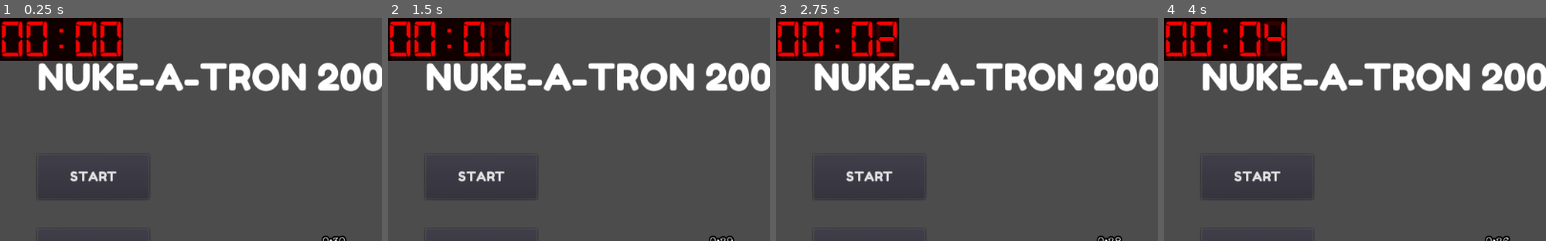
Above: before the commit, frames 1-4 (left to right).
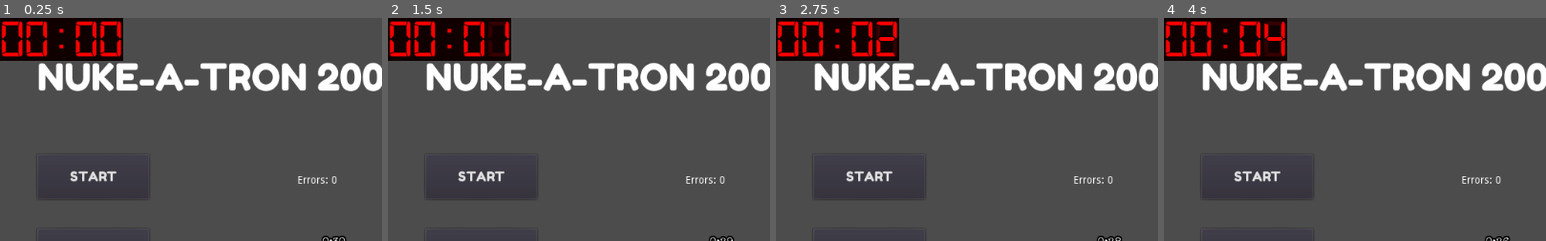
Above: after the commit, the same moments.

Repository: hupijekku/LD46
Game: Godot game, scene res://Scenes/Games/Main.tscn
Same seed, same stepped clock (60 frames per second), same inputs: the game is played once before the commit and once after it.
Inputs (mouse positions are % of the whole screen's width and height, from its top left):
- Up to frame 1 (0.25 s): no input
- Up to frame 2 (1.5 s): click "Open ButtonX" at 0.5 s; click "Open BallMaze" at 1.25 s
- Up to frame 3 (2.75 s): click "Open Colors" at 2 s
- Up to frame 4 (4 s): click "Open ColorText" at 2.75 s; click (44, 57) at 3.5 s
The pictures show only the part of the screen within x 0-50%, y 0-50%; the shares and areas given below are measured in that part.

The runs differ from the first frame. In frame 1, 0.2% of the frame differs, in the area x 78-89%, y 70-75%; in frame 2, 0.2%; in frame 3, 0.2%; in frame 4, 0.2%.

Commit message:
Added proper pop up logic and some error stuff (that was already there apparently)

Diff:
--- a/Project/Scenes/Games/Main.tscn
+++ b/Project/Scenes/Games/Main.tscn
@@ -170,6 +170,16 @@
 margin_right = 2.33203
 margin_bottom = 700.005
 rect_rotation = 2.75544
+
+[node name="Mistakes" type="Label" parent="GUI"]
+margin_left = 398.947
+margin_top = 212.632
+margin_right = 451.947
+margin_bottom = 226.632
+text = "Errors: 0"
+__meta__ = {
+"_edit_use_anchors_": false
+}
 [connection signal="pressed" from="Game/Button" to="." method="_on_Button_pressed"]
 [connection signal="pressed" from="Game/Button2" to="." method="_on_Button2_pressed"]
 [connection signal="pressed" from="Game/Button3" to="." method="_on_Button3_pressed"]
--- a/Project/Scenes/Games/Maze/BallMaze.tscn
+++ b/Project/Scenes/Games/Maze/BallMaze.tscn
@@ -11,9 +11,7 @@
 extents = Vector2( 2, 2 )
 
 [sub_resource type="PhysicsMaterial" id=2]
-friction = 10.0
 rough = true
-bounce = 0.1
 
 [sub_resource type="CircleShape2D" id=3]
 radius = 6.29246
--- a/Project/Scenes/PopUp.tscn
+++ b/Project/Scenes/PopUp.tscn
@@ -31,3 +31,4 @@
 margin_bottom = 4.0
 [connection signal="pressed" from="Bubble" to="." method="_on_Bubble_pressed"]
 [connection signal="ready" from="Bubble/Countdown" to="." method="_on_Countdown_ready"]
+[connection signal="timer_timeout" from="Bubble/Countdown" to="." method="_on_Countdown_timer_timeout"]
--- a/Project/Scripts/ButtonX.gd
+++ b/Project/Scripts/ButtonX.gd
@@ -1,7 +1,7 @@
 extends Node2D
 
 var presses = 0
-var maxpresses = 99999
+var maxpresses = randi()%8+3
 onready var label = get_node("CanvasLayer/Panel/Label")
 
 func _ready():
@@ -11,8 +11,5 @@
 	presses += 1
 
 func _on_Confirm_pressed():
-	if presses == maxpresses:
-		queue_free()
-	else:
-		label.text = "You screwed up!"
-		Globals.add_mistake()
+	if presses != maxpresses: Globals.add_mistake()
+	queue_free()
--- a/Project/Scripts/Globals.gd
+++ b/Project/Scripts/Globals.gd
@@ -14,6 +14,7 @@
 	if mistakes > 3:
 		# GAME OVER
 		print("GAME OVER")
+	get_node(main_path + "GUI/Mistakes/").text = "Mistakes: " + str(mistakes)
 
 func _ready():
 	pass
--- a/Project/Scripts/Main.gd
+++ b/Project/Scripts/Main.gd
@@ -4,17 +4,29 @@
 var ballmaze_res = preload("res://Scenes/Games/Maze/BallMaze.tscn")
 var color_res = preload("res://Scenes/Games/Colors.tscn")
 var colortext_res = preload("res://Scenes/Games/ColorText.tscn")
+var popup_res = preload("res://Scenes/PopUp.tscn")
+
+var default_time = 30
+
+func pop_up(game, pos):
+	var popup_inst = popup_res.instance()
+	add_child(popup_inst)
+	popup_inst.init_popup(default_time, game)
+	popup_inst.position = pos
 
 
 func _on_Button_pressed():
-	var buttonX_inst = buttonX_res.instance()
-	buttonX_inst.maxpresses = 5
-	add_child(buttonX_inst)
+#	var buttonX_inst = buttonX_res.instance()
+#	buttonX_inst.maxpresses = 5
+#	add_child(buttonX_inst)
+	pop_up("ButtonX", $Game/Button.rect_global_position)
+
 
 
 func _on_Button2_pressed():
-	var ballmaze_inst = ballmaze_res.instance()
-	add_child(ballmaze_inst)
+#	var ballmaze_inst = ballmaze_res.instance()
+#	add_child(ballmaze_inst)
+	pop_up("BallMaze", $Game/Button2.rect_global_position)
 
 
 func _on_MainMenu_start():
@@ -35,10 +47,11 @@
 
 
 func _on_Button3_pressed():
-	var color_inst = color_res.instance()
-	add_child(color_inst)
-
+#	var color_inst = color_res.instance()
+#	add_child(color_inst)
+	pop_up("Colors", $Game/Button3.rect_global_position)
 
 func _on_Button4_pressed():
-	var colortext_inst = colortext_res.instance()
-	add_child(colortext_inst)
+#	var colortext_inst = colortext_res.instance()
+#	add_child(colortext_inst)
+	pop_up("ColorText", $Game/Button4.rect_global_position)
--- a/Project/Scripts/PopUp.gd
+++ b/Project/Scripts/PopUp.gd
@@ -9,17 +9,24 @@
 	pass
 
 func _process(delta):
-	if $Bubble/Countdown.time_amount - $Bubble/Countdown.time <= 10:
+	var time_left = $Bubble/Countdown.time_amount - $Bubble/Countdown.time
+	if time_left <= 10:
 		$Bubble.texture_normal = $Bubble.texture_disabled
-	pass
 
 
 func _on_Bubble_pressed():
 	var game_load = load(Globals.games[sel_game])
 	var game_inst = game_load.instance()
 	get_node(Globals.main_path + "Game/").add_child(game_inst)
+	queue_free()
 
 
 func _ready():
 	$Bubble/Countdown.time_amount = countdown_time
 	$Bubble/Countdown.start()
+
+
+
+func _on_Countdown_timer_timeout():
+	Globals.add_mistake()
+	queue_free()
--- a/Project/project.godot
+++ b/Project/project.godot
@@ -23,14 +23,27 @@
 
 Globals="*res://Scripts/Globals.gd"
 
+[display]
+
+window/size/resizable=false
+
 [input]
 
+ui_accept={
+"deadzone": 0.5,
+"events": [ Object(InputEventKey,"resource_local_to_scene":false,"resource_name":"","device":0,"alt":false,"shift":false,"control":false,"meta":false,"command":false,"pressed":false,"scancode":16777221,"unicode":0,"echo":false,"script":null)
+, Object(InputEventKey,"resource_local_to_scene":false,"resource_name":"","device":0,"alt":false,"shift":false,"control":false,"meta":false,"command":false,"pressed":false,"scancode":16777222,"unicode":0,"echo":false,"script":null)
+, Object(InputEventKey,"resource_local_to_scene":false,"resource_name":"","device":0,"alt":false,"shift":false,"control":false,"meta":false,"command":false,"pressed":false,"scancode":32,"unicode":0,"echo":false,"script":null)
+, Object(InputEventJoypadButton,"resource_local_to_scene":false,"resource_name":"","device":0,"button_index":0,"pressure":0.0,"pressed":false,"script":null)
+ ]
+}
 mouse_left={
 "deadzone": 0.5,
-"events": [ Object(InputEventMouseButton,"resource_local_to_scene":false,"resource_name":"","device":0,"alt":false,"shift":false,"control":fal …(189 unchanged characters)…
+"events": [ Object(InputEventMouseButton,"resource_local_to_scene":false,"resource_name":"","device":-1,"alt":false,"shift":false,"control":fal …(189 unchanged characters)…
  ]
 }
 
 [rendering]
 
+quality/filters/msaa=2
 environment/default_environment="res://default_env.tres"
